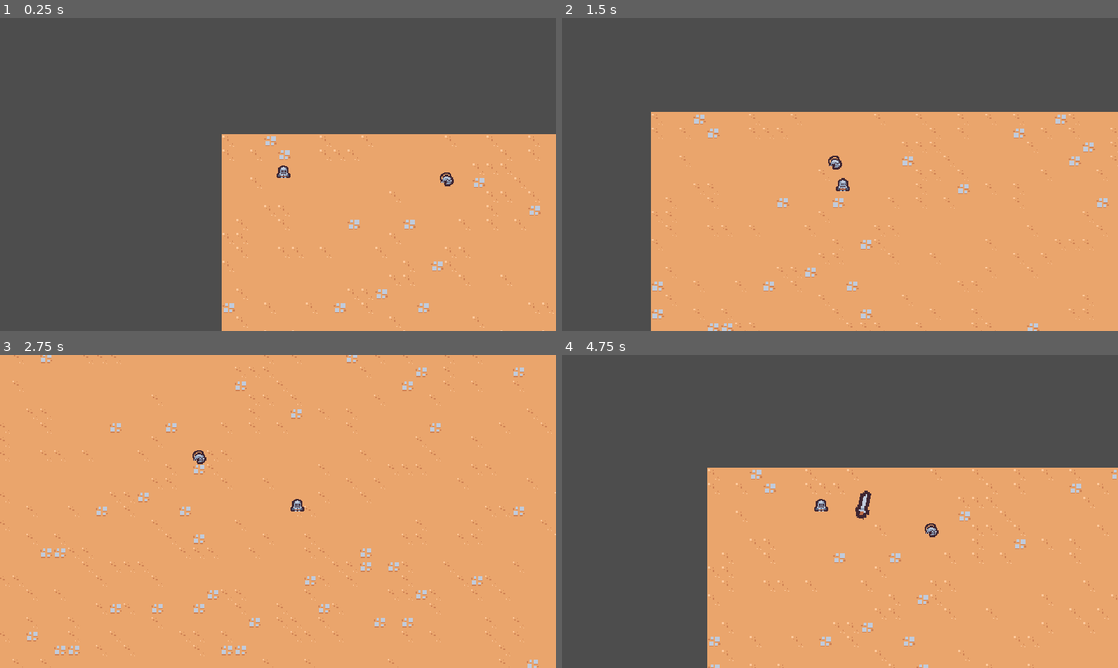
Above: before the commit, frames 1-4 (two rows, left to right).
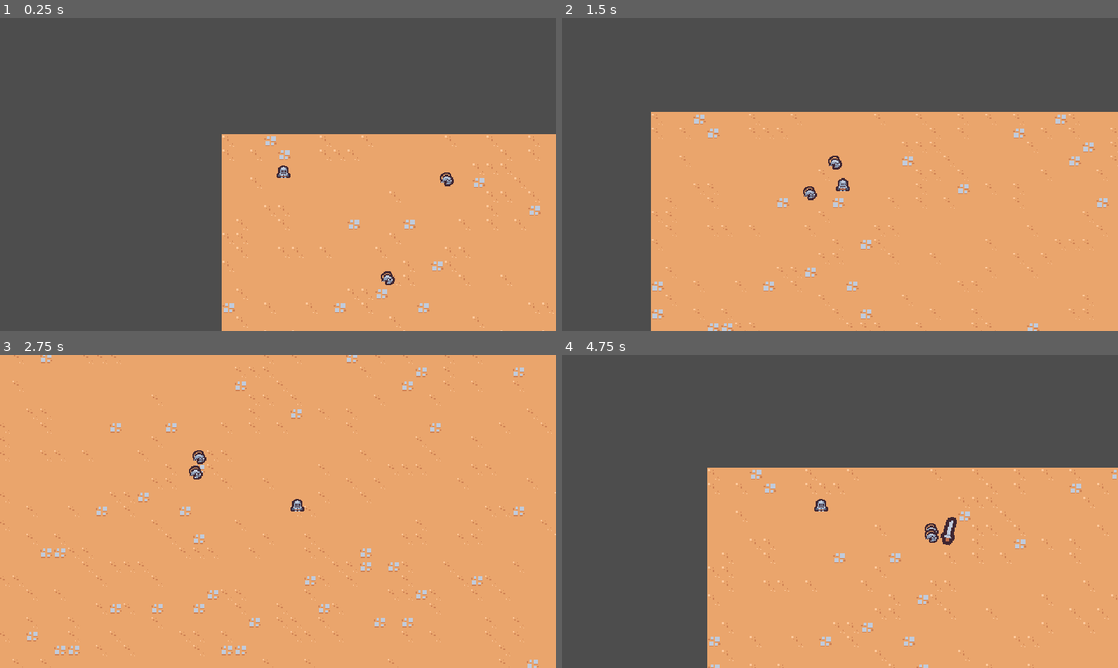
Above: after the commit, the same moments.

Repository: Yrainyw/2D-Survivors
Game: Godot game, scene res://Scenes/Main/Main.tscn
Two runs of this game, one before a commit and one after it. Both use one fixed random seed, a clock stepped at 60 frames per second and the inputs below.
Inputs:
- Up to frame 1 (0.25 s): no input
- Up to frame 2 (1.5 s): hold D (move_right) 0.53-1.28 s; hold S (move_down) from 1.28 s (still down)
- Up to frame 3 (2.75 s): release S (move_down) at 2.03 s; hold D (move_right) from 2.03 s (still down)
- Up to frame 4 (4.75 s): release D (move_right) at 2.78 s; hold W (move_up) 2.78-3.53 s; hold A (move_left) from 3.53 s (still down)

The runs differ from the first frame. In frame 1, less than 0.1% of the frame differs, in the area x 68-71%, y 80-86%; in frame 2, less than 0.1%; in frame 3, less than 0.1%; in frame 4, 0.4%, in the area x 52-71%, y 43-61%.

Commit message:
Targeting Enemies With Sword Ability

Diff:
--- a/Scenes/Ability/SwordAbilityController/sword_ability_controller.gd
+++ b/Scenes/Ability/SwordAbilityController/sword_ability_controller.gd
@@ -1,4 +1,6 @@
 extends Node
+
+const MAX_RANGE = 150
 
 @export var sword_ability: PackedScene
 
@@ -14,6 +16,20 @@
 	if player == null:
 		return
 
+	var enemies = get_tree().get_nodes_in_group("enemy")
+	enemies = enemies.filter(func(enemy: Node2D):
+		return enemy.global_position.distance_squared_to(player.global_position) < pow(MAX_RANGE, 2)
+	)
+
+	if enemies.size() == 0:
+		return
+
+	enemies.sort_custom(func(a: Node2D, b: Node2D):
+		var a_distance = a.global_position.distance_squared_to(player.global_position)
+		var b_distance = b.global_position.distance_squared_to(player.global_position)
+		return a_distance < b_distance
+	)
+
 	var sword_instance = sword_ability.instantiate() as Node2D
 	player.get_parent().add_child(sword_instance)
-	sword_instance.global_position = player.global_position
+	sword_instance.global_position = enemies[0].global_position
--- a/Scenes/Enemy/basic_enemy.tscn
+++ b/Scenes/Enemy/basic_enemy.tscn
@@ -6,7 +6,7 @@
 [sub_resource type="CircleShape2D" id="CircleShape2D_307p0"]
 radius = 5.0
 
-[node name="BasicEnemy" type="CharacterBody2D"]
+[node name="BasicEnemy" type="CharacterBody2D" groups=["enemy"]]
 collision_layer = 0
 script = ExtResource("1_jn1uh")
 
--- a/Scenes/Main/Main.tscn
+++ b/Scenes/Main/Main.tscn
@@ -19,3 +19,6 @@
 
 [node name="BasicEnemy" parent="." instance=ExtResource("4_87kl7")]
 position = Vector2(278, 56)
+
+[node name="BasicEnemy2" parent="." instance=ExtResource("4_87kl7")]
+position = Vector2(205, 183)
